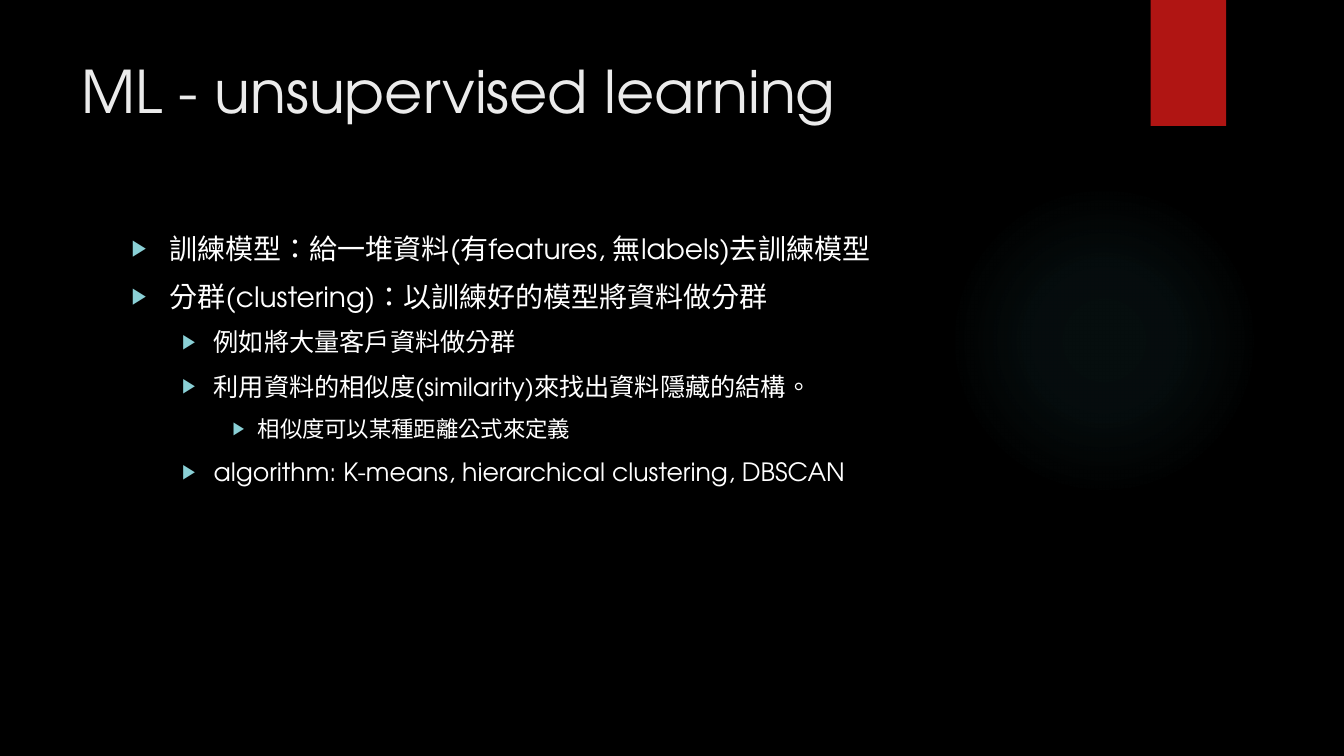
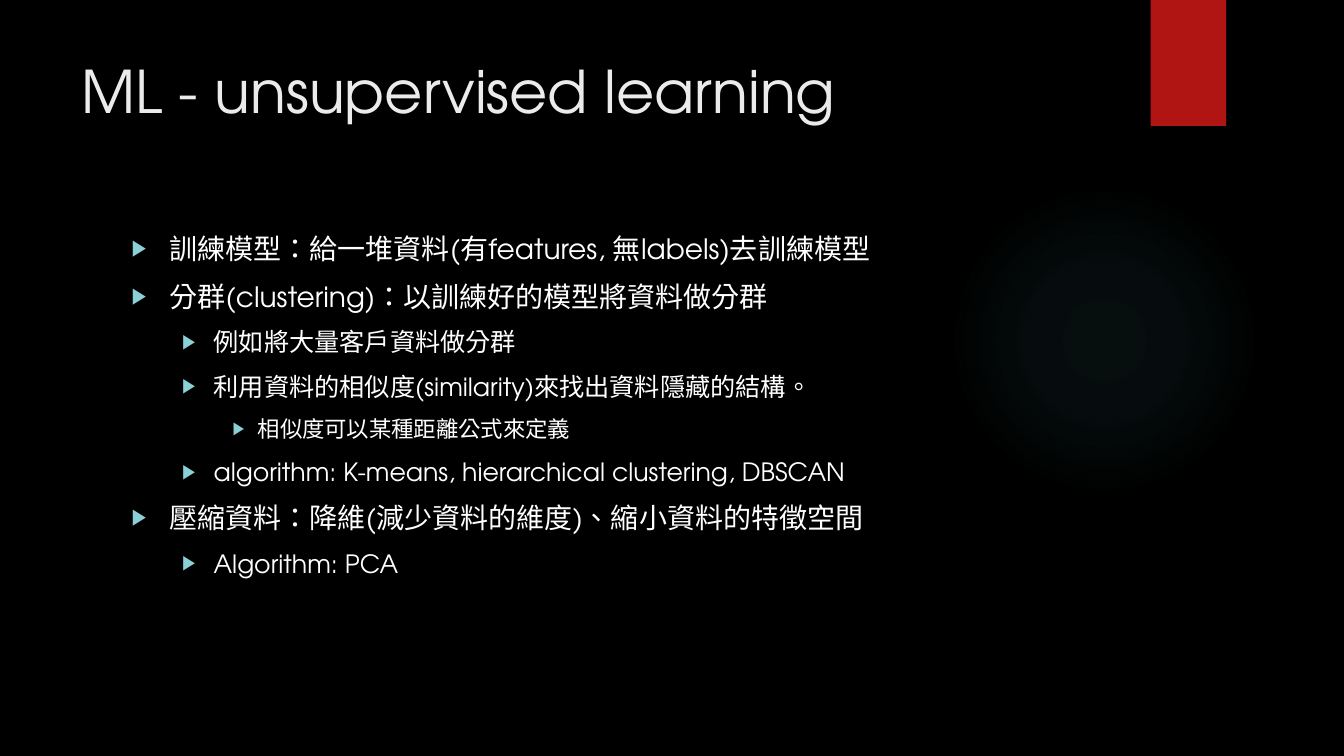
Before and after one commit to vincentman/machinelearn_my, a slide deck: slide 19 of machine learning introduction.pptx. Drawn at 1344x756 pixels with LibreOffice and Linux fonts; fonts in the diff are those of the drawing; background and template pictures are left out. Boxes give left, top, right and bottom in pixels: in the first picture for what was removed or moved away, otherwise in the second. Text is boxed around its words. In the diff, an @@ line names an element or a change of style, - is before the commit and + after.

```diff
--- a/machine learning introduction.pptx
+++ b/machine learning introduction.pptx
@@ text at (170, 504, 864, 579): paragraphs added @@
+▶ 壓縮資料：降維(減少資料的維度)、縮小資料的特徵空間
+  ▶ Algorithm: PCA
```
Also in this commit, not shown: 1 other slide changed.
